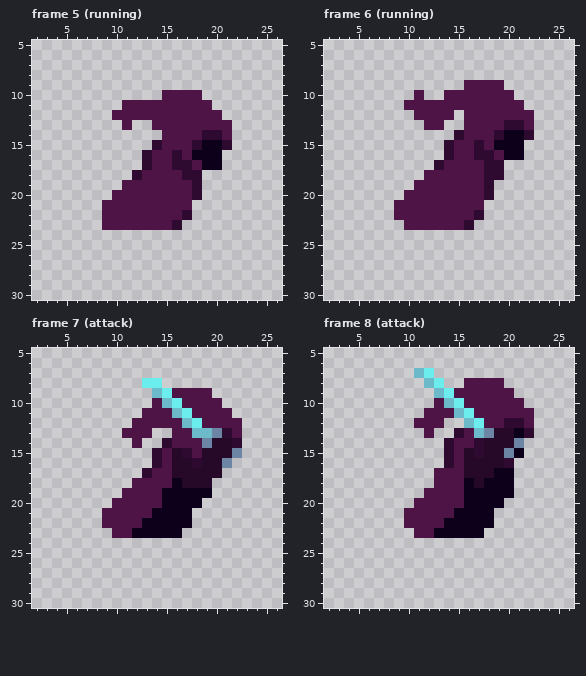
A pixel-art file gets an edit: assets/aseSpirites/running anim.aseprite. This is how it looked before the edit.
32x32 pixels, 18 frames. Shown: frame 5 (running): x 2..26, y 5..30; frame 6 (running): x 2..26, y 5..30; frame 7 (attack): x 2..26, y 5..30; frame 8 (attack): x 2..26, y 5..30. The commit also changed other frames, which this record leaves out.
Now the later version:
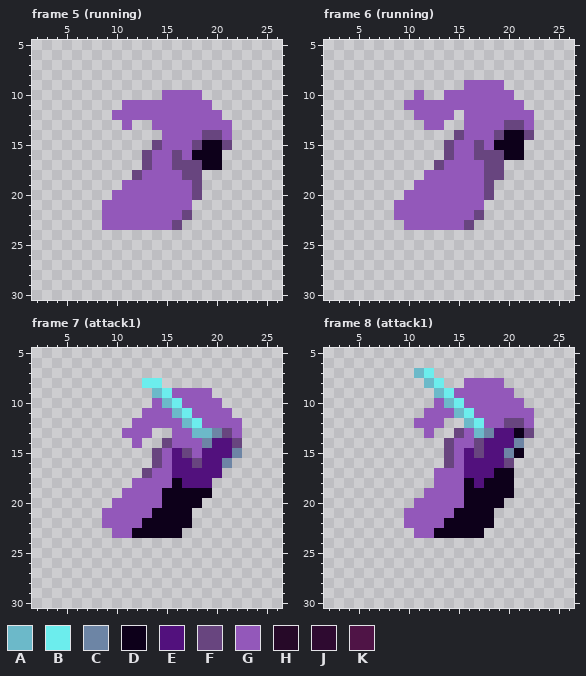
Palette (. is transparent): A #6cb9c9  B #6ceded  C #6d85a5  D #0d001a  E #52117d  F #68457f  G #9358ba  H #260928  J #2e0a30  K #4f1446
Log entry: added more attack animations for the player
The exact change:
Changed rows in their new state; - is an unchanged pixel.
Frame 5 (running), layer "player":
first column x 9:
10 ------GGGG---
11 --GGGGGGGGG--
12 -GGGGGGGGGGG-
13 --G--GGGGGGGG
14 ------GGGGFFG
15 -----FGGGF--F
16 ----FGGFG----
17 ----FGGFFF---
18 ---FGGGGFF---
19 --GGGGGGGF---
20 -GGGGGGGGF---
21 GGGGGGGGG----
22 GGGGGGGGF----
23 GGGGGGGF-----
Frame 6 (running), layer "player":
first column x 9:
 9 -------GGGG---
10 --G--GGGGGGG--
11 -GGGGGGGGGGGG-
12 --GGGG-GGGGGGG
13 ---GG--GGGGFFG
14 ------FGGGF--F
15 -----FGGFG----
16 -----FGGFFF---
17 ----FGGGGFF---
18 ---GGGGGGFF---
19 --GGGGGGGF----
20 -GGGGGGGGF----
21 GGGGGGGGG-----
22 GGGGGGGGF-----
23 -GGGGGGF------
Frame 7 (attack1), layers "sword", "player":
first column x 9:
 9 -------GGGG---
10 -----G--GGGG--
11 ----GGG--GGGG-
12 ---GGGGG--GGGG
13 --GGG--GG---FG
14 ---G--FGGG-EEF
15 -----FGEFGEEE-
16 -----FGEEFEE--
17 ----FGGEEEEE--
18 ---GGGG-EEE---
19 --GGGG--------
20 -GGGGG--------
21 GGGGG---------
22 GGGG----------
23 -GG-----------
Frame 8 (attack1), layers "sword", "player":
first column x 10:
 8 ------GGGG---
 9 -----GGGGGG--
10 ---G--GGGGGG-
11 --GGG--GGGGGG
12 -GGG----GGFFG
13 --G--FG--EE-F
14 ----FGGFEEE--
15 ----FGEFEE---
16 ----FGEEEEF--
17 ---GGGEEE----
18 ---GGG-E-----
19 --GGGG-------
20 -GGGGG-------
21 GGGGG--------
22 GGGG---------
23 -GG----------
